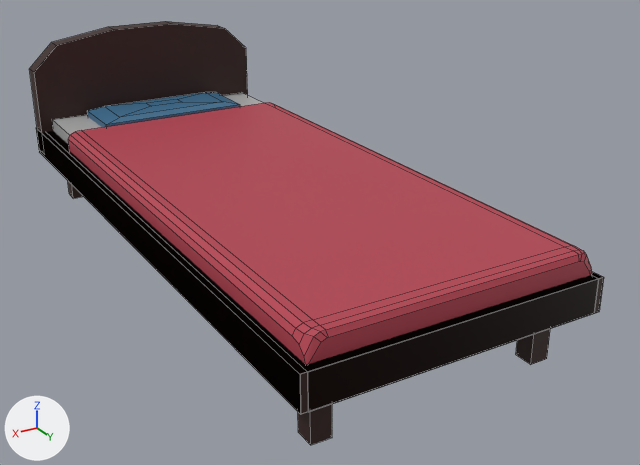
A saved change to the Blender file Assets/Content/Models/Props/Furniture/bed.blend.
The view is the same before and after, from a 50 mm lens placed at (2.89, 5.68, 3.42), pointed at (-0.29, 0.38, 0.77). The axes (+X, +Y, +Z) are drawn at lower left. The lights are the same throughout. Mesh edges are drawn as thin lines.

Script lines for the objects in view, before the commit:
```python
ob_cube_001 = bpy.data.objects.new('Cube.001', me_cube_001)
ob_cube_001.location = (0.021, -0.002, 0.686)
ob_cube_001.scale = (0.0818, 0.0818, 0.292)
ob_cube_002 = bpy.data.objects.new('Cube.002', me_cube_002)
ob_cube_002.location = (0.0, 0.379, 1.128)
ob_cube_002.scale = (1.0, 2.01, 0.109)
ob_cube_003 = bpy.data.objects.new('Cube.003', me_cube_003)
ob_cube_003.location = (0.018, -2.362, 1.283)
ob_cube_003.rotation_euler = (1.571, 0.0, 0.0)  # degrees (90, 0, 0)
ob_cube_003.scale = (1.04, 0.413, 0.0879)
ob_cube_004 = bpy.data.objects.new('Cube.004', me_cube_004)
ob_cube_004.location = (0.0, 0.0, 1.099)
ob_cube_004.scale = (0.958, 2.29, 0.0866)
ob_cube_005 = bpy.data.objects.new('Cube.005', me_cube_005)
ob_cube_005.location = (0.0, -1.941, 1.228)
ob_cube_005.scale = (0.646, 0.265, 0.0599)
```
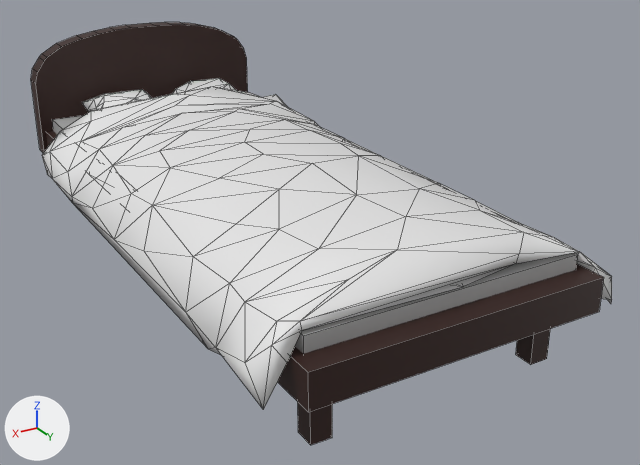
Commit message: Bed V2

Where the newer file only moved an object's origin or applied its transform, the numbers keep the older frame.

Boxes [x1, y1, x2, y2] around the edits, measured in the pictures (640 x 465 px):
'accessories_low', added: after [42, 78, 612, 410]
'Cube.002', deleted: before [68, 102, 592, 364]
'Cube.001', modifiers changed (11% shorter): before [36, 128, 604, 445]; after [46, 131, 604, 412]
'Cube.003', reshaped, moved, turned, rescaled: before [29, 21, 248, 133]; after [31, 22, 248, 153]
'Cube.005', deleted: before [87, 92, 240, 127]
part 1 of me_cube_003, built on: before [29, 21, 248, 133]; after [31, 22, 248, 153]
'Cube.004', unchanged, uncovered by the edit: before [52, 93, 262, 144]; after [52, 115, 578, 354]
'Cube.006', unchanged, uncovered by the edit: after [298, 329, 550, 445]

What changed in the scene script:
```text
Add mat_accessories:
    mat_accessories = principled_material('accessories')
    mat_accessories.base_color = (0.8, 0.8, 0.8)  # white #e7e7e7
Change me_cube_003:
    used by ob_cube_003; location = (0.018, -2.362, 1.283); rotation_euler = (1.571, 0.0, 0.0), in degrees (90, 0, 0); scale = (1.04, 0.413, 0.0879)
    remove me_cube_003.from_pydata(...)  # 16 vertices, 10 faces; spans x -1.0..1.0, y -1.0..1.58, z -1.0..1.0
    add me_cube_003.from_pydata(...)  # 40 vertices, 22 faces; spans x -1.02..1.06, y -2.45..-2.27, z 0.87..1.93
    me_cube_003 part 1: the whole mesh is rebuilt
    me_cube_003 part 2: the surface is now shaded smooth
Add me_plane_006:
    me_plane_006.from_pydata(...)  # 224 vertices, 432 faces; spans x -1.25..1.25, y -0.25..4.37, z -0.5..0.21
    me_plane_006.polygons.foreach_set('use_smooth', [True] * 432)
    me_plane_006.materials.append(mat_accessories)  # white #e7e7e7
Change ob_cube_001:
    remove _m = ob_cube_001.modifiers.new('Mirror', 'MIRROR')
    remove _m.use_axis = (True, True, False)
Remove ob_cube_002:
    ob_cube_002 = bpy.data.objects.new('Cube.002', me_cube_002)
    ob_cube_002.location = (0.0, 0.379, 1.128)
    ob_cube_002.scale = (1.0, 2.01, 0.109)
Change ob_cube_003:
    ob_cube_003.rotation_euler: (1.571, 0.0, 0.0) -> (0.0, 0.0, 0.0)  # degrees (90, 0, 0) -> degrees (0, 0, 0)
    ob_cube_003.scale: (1.04, 0.413, 0.0879) -> (1.0, 1.0, 1.0)
    ob_cube_003.location: (0.018, -2.362, 1.283) -> (0.0, 0.0, 0.0)
Remove ob_cube_005:
    ob_cube_005 = bpy.data.objects.new('Cube.005', me_cube_005)
    ob_cube_005.location = (0.0, -1.941, 1.228)
    ob_cube_005.scale = (0.646, 0.265, 0.0599)
Add ob_accessories_low:
    ob_accessories_low = bpy.data.objects.new('accessories_low', me_plane_006)
    ob_accessories_low.location = (0.0, -1.944, 1.273)
```
